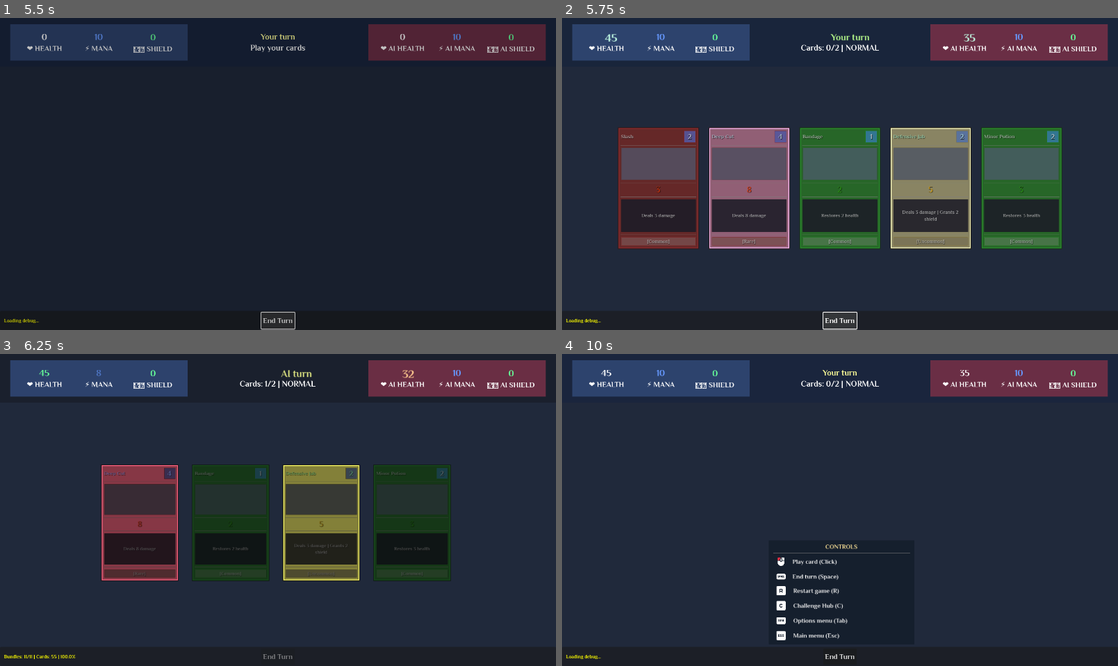
Above: before the commit, frames 1-4 (two rows, left to right).
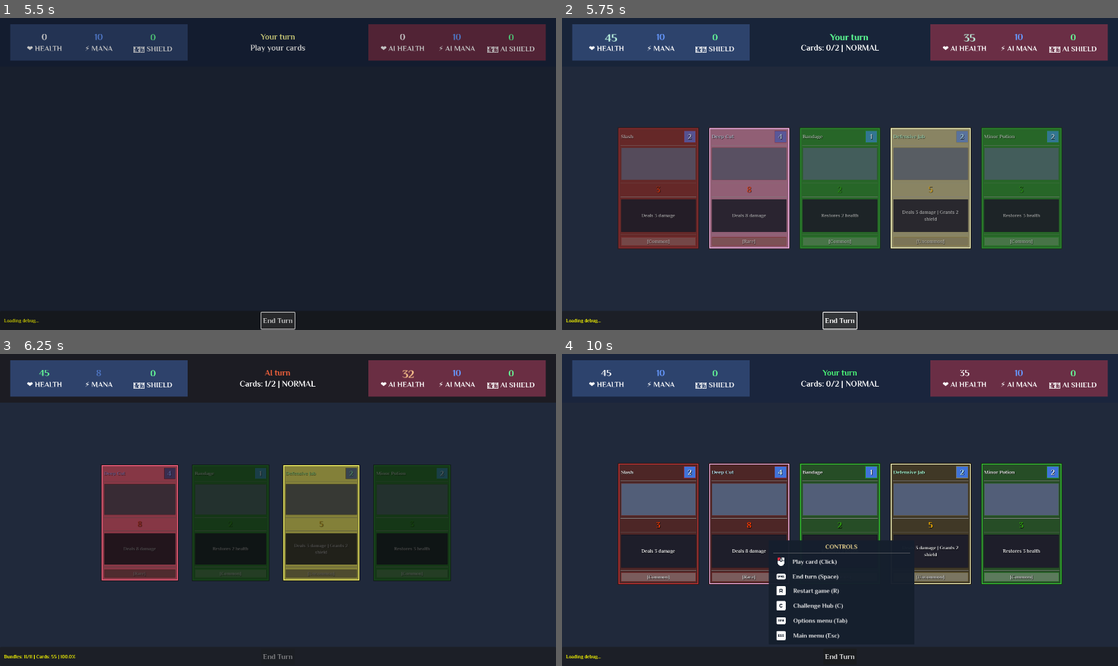
Above: after the commit, the same moments.

Repository: lextrack/Card-Vault-Keeper-Arena
Game: Godot game, scene res://scenes/ChallengeHub.tscn
Two runs of this game, one before a commit and one after it. Both use one fixed random seed, a clock stepped at 60 frames per second and the inputs below. This scene is started directly instead of the project's main scene. Video files are missing from this copy of the repository; at most half a second of black plays in their place. Sound files missing from this copy of the repository are replaced by a short silence.
Inputs (mouse positions are in pixels of both pictures, inside the frame that each line leads up to):
- Up to frame 1 (5.5 s): tap Enter (game_select) at 0.5 s; move the mouse to (250, 236) at 0.52 s; hold Up (ui_up) 0.53-1.25 s; hold Enter (game_select) 0.53-1.25 s; click (250, 236) at 0.67 s; click "🔓 DEBUG" at 1.25 s; click "BACK" at 2 s; click "START GAME" at 2.75 s; click "START GAME" at 3.5 s; click "PLAY NORMAL" at 4.25 s; click "End Turn" at 5 s
- Up to frame 2 (5.75 s): no input
- Up to frame 3 (6.25 s): move the mouse to (94, 525) at 5.77 s; hold Up (ui_up) from 5.78 s (still down); tap C (ChallengeHub_access) at 5.85 s; click (94, 525) at 5.92 s; tap Enter (game_select) at 6.05 s
- Up to frame 4 (10 s): move the mouse to (701, 525) at 6.52 s; release Up (ui_up) at 6.53 s; hold H (game_controls) 6.53-7.28 s; hold Left (ui_left) 6.53-8.03 s; click (701, 525) at 6.67 s; tap Enter (game_select) at 6.8, 7.35, 9.05, 9.8 s; move the mouse to (867, 510) at 7.27 s; click (867, 510) at 7.42 s; move the mouse to (756, 432) at 8.02 s; hold Escape (game_back) 8.03-8.78 s; hold Enter (game_select) 8.03-8.78 s; click (756, 432) at 8.17 s; move the mouse to (962, 494) at 8.77 s; hold Right (ui_right) 8.78-9.53 s; tap C (ChallengeHub_access) at 8.85 s; click (962, 494) at 8.92 s; move the mouse to (728, 525) at 9.52 s; hold Up (ui_up) from 9.53 s (still down); hold H (game_controls) from 9.53 s (still down); click (728, 525) at 9.67 s

Frame 1 is identical in both runs. In frame 2, 0.1% of the frame differs, in the area x 48-56%, y 5-8%; in frame 3, 0.1%; in frame 4, 20%, in the area x 10-90%, y 5-74%.
Error in both runs: Invalid call. Nonexistent function 'get_deck_size' in base 'Nil'. (res://scripts/GameManager.gd:42)

Commit message:
Animations fixes

Diff:
--- a/scripts/Card.gd
+++ b/scripts/Card.gd
@@ -38,6 +38,7 @@
 var shadow_tween: Tween
 var idle_shadow_tween: Tween
 var play_tween: Tween
+var selection_tween: Tween
 var has_played_epic_animation: bool = false
 var has_played_entrance: bool = false
 
@@ -225,21 +226,42 @@
 
 	animate_shadow_on_click()
 
-	if hover_tween:
-		hover_tween.kill()
-
-	var select_tween = create_tween()
-	select_tween.set_parallel(true)
-
-	select_tween.tween_property(self, "scale", original_scale * 1.15, 0.06)
-	select_tween.tween_property(self, "rotation", 0.04, 0.06)
-
-	await select_tween.finished
-
+	if selection_tween:
+		selection_tween.kill()
+
+	# Primera fase: sacar rápido hacia arriba como con la mano
+	selection_tween = create_tween()
+	selection_tween.set_parallel(true)
+	selection_tween.set_ease(Tween.EASE_OUT)
+	selection_tween.set_trans(Tween.TRANS_BACK)
+
+	selection_tween.tween_property(self, "position:y", original_position.y - 40, 0.05)
+	selection_tween.tween_property(self, "scale", original_scale * 1.2, 0.05)
+	selection_tween.tween_property(self, "rotation", -0.08, 0.05)
+
+	await selection_tween.finished
+
+	# Segunda fase: rebote hacia abajo
 	var return_tween = create_tween()
 	return_tween.set_parallel(true)
-	return_tween.tween_property(self, "scale", original_scale, 0.12)
-	return_tween.tween_property(self, "rotation", 0.0, 0.12)
+	return_tween.set_ease(Tween.EASE_IN_OUT)
+	return_tween.set_trans(Tween.TRANS_CUBIC)
+
+	return_tween.tween_property(self, "position:y", original_position.y + 4, 0.08)
+	return_tween.tween_property(self, "scale", original_scale * 0.95, 0.08)
+	return_tween.tween_property(self, "rotation", 0.03, 0.08)
+
+	await return_tween.finished
+
+	# Tercera fase: asentamiento final
+	var settle_tween = create_tween()
+	settle_tween.set_parallel(true)
+	settle_tween.set_ease(Tween.EASE_OUT)
+	settle_tween.set_trans(Tween.TRANS_ELASTIC)
+
+	settle_tween.tween_property(self, "position:y", original_position.y, 0.1)
+	settle_tween.tween_property(self, "scale", original_scale, 0.1)
+	settle_tween.tween_property(self, "rotation", 0.0, 0.1)
 
 func play_disabled_animation():
 	var shake_tween = create_tween()
@@ -251,167 +273,26 @@
 	shake_tween.tween_property(self, "position:x", original_position.x, 0.05)
 
 func play_card_animation():
-	if not card_data:
-		_fallback_play_animation()
-		return
-
-	var rarity = CardProbability.calculate_card_rarity(card_data.damage, card_data.heal, card_data.shield)
-
-	match rarity:
-		"common":
-			_play_common_animation()
-		"uncommon":
-			_play_uncommon_animation()
-		"rare":
-			_play_rare_animation()
-		"epic":
-			_play_epic_animation()
-		_:
-			_fallback_play_animation()
-
-func _play_common_animation():
 	card_played.emit(self)
 	_cleanup_tweens()
 
 	play_tween = create_tween()
 	play_tween.set_parallel(true)
 
-	play_tween.tween_property(self, "position", position + Vector2(0, -40), 0.4)
-	play_tween.tween_property(self, "scale", Vector2(0.8, 0.8), 0.4)
-	play_tween.tween_property(self, "modulate:a", 0.0, 0.4)
+	play_tween.tween_property(self, "position", position + Vector2(0, -80), 0.2)
+	play_tween.tween_property(self, "scale", Vector2(0.8, 0.8), 0.2)
+	play_tween.tween_property(self, "modulate:a", 0.0, 0.2)
 
 	if card_shadow:
-		play_tween.tween_property(card_shadow, "modulate:a", 0.0, 0.3)
+		play_tween.tween_property(card_shadow, "modulate:a", 0.0, 0.2)
 
 	await play_tween.finished
 	queue_free()
 
-func _play_uncommon_animation():
-	card_played.emit(self)
-	_cleanup_tweens()
-
-	var flash_effect = create_tween()
-	flash_effect.tween_property(self, "modulate", Color(1.4, 1.4, 1.4, 1.0), 0.1)
-	flash_effect.tween_property(self, "modulate", Color.WHITE, 0.1)
-
-	await flash_effect.finished
-
-	play_tween = create_tween()
-	play_tween.set_parallel(true)
-
-	play_tween.tween_property(self, "position", position + Vector2(0, -50), 0.5)
-	play_tween.tween_property(self, "scale", Vector2(1.1, 1.1), 0.15)
-	play_tween.tween_property(self, "scale", Vector2(0.7, 0.7), 0.35)
-
-	play_tween.tween_method(_animate_uncommon_fade, 1.0, 0.0, 0.5)
-
-	if card_shadow:
-		play_tween.tween_property(card_shadow, "modulate:a", 0.0, 0.4)
-
-	await play_tween.finished
-	queue_free()
-
-func _animate_uncommon_fade(alpha: float):
-	modulate.a = alpha
-	var green_tint = 0.3 * (1.0 - alpha)
-	modulate = Color(1.0 - green_tint, 1.0 + green_tint, 1.0 - green_tint, alpha)
-
-func _play_rare_animation():
-	card_played.emit(self)
-	_cleanup_tweens()
-
-	var pulse_tween = create_tween()
-	pulse_tween.set_loops(2)
-	pulse_tween.tween_property(self, "scale", original_scale * 1.2, 0.15)
-	pulse_tween.tween_property(self, "scale", original_scale, 0.15)
-	pulse_tween.tween_property(self, "modulate", Color(1.3, 1.3, 1.8, 1.0), 0.15)
-	pulse_tween.tween_property(self, "modulate", Color.WHITE, 0.15)
-
-	await pulse_tween.finished
-
-	play_tween = create_tween()
-	play_tween.set_parallel(true)
-
-	play_tween.tween_property(self, "position", position + Vector2(0, -60), 0.6)
-	play_tween.tween_method(_animate_rare_effects, 0.0, 1.0, 0.6)
-
-	if card_shadow:
-		play_tween.tween_property(card_shadow, "modulate:a", 0.0, 0.5)
-
-	await play_tween.finished
-	queue_free()
-
-func _animate_rare_effects(progress: float):
-	var pulse_scale = 1.0 + sin(progress * PI * 4) * 0.15
-	scale = original_scale * pulse_scale * (1.0 - progress * 0.4)
-
-	var blue_intensity = sin(progress * PI * 3) * 0.4 + 0.6
-	var alpha = 1.0 - progress
-	modulate = Color(1.0 - blue_intensity * 0.2, 1.0 - blue_intensity * 0.1, 1.0 + blue_intensity * 0.6, alpha)
-
-func _play_epic_animation():
-	card_played.emit(self)
-	_cleanup_tweens()
-
-	var epic_start = create_tween()
-	epic_start.set_loops(3)
-	epic_start.tween_property(self, "scale", original_scale * 1.3, 0.1)
-	epic_start.tween_property(self, "scale", original_scale * 1.1, 0.1)
-	epic_start.tween_property(self, "modulate", Color(1.8, 1.4, 2.0, 1.0), 0.1)
-	epic_start.tween_property(self, "modulate", Color(1.4, 1.2, 1.6, 1.0), 0.1)
-
-	await epic_start.finished
-
-	play_tween = create_tween()
-	play_tween.set_parallel(true)
-
-	play_tween.tween_property(self, "position", position + Vector2(0, -80), 0.8)
-	play_tween.tween_method(_animate_epic_effects, 0.0, 1.0, 0.8)
-
-	if card_shadow:
-		play_tween.tween_property(card_shadow, "modulate", Color(0.6, 0.3, 0.9, 0.0), 0.7)
-
-	await play_tween.finished
-	queue_free()
-
-func _animate_epic_effects(progress: float):
-	var pulse_intensity = sin(progress * PI * 6) * 0.25 + 1.0
-	scale = original_scale * pulse_intensity * (1.0 - progress * 0.3)
-
-	rotation = sin(progress * PI * 2) * 0.2
-
-	var purple_wave = sin(progress * PI * 4) * 0.5 + 0.5
-	var alpha = 1.0 - pow(progress, 0.6)
-
-	modulate = Color(
-		1.0 + purple_wave * 0.8,
-		1.0 + purple_wave * 0.4,
-		1.0 + purple_wave * 1.2,
-		alpha
-	)
-
-func _fallback_play_animation():
-	card_played.emit(self)
-	_cleanup_tweens()
-
-	play_tween = create_tween()
-	play_tween.set_parallel(true)
-
-	play_tween.tween_property(self, "position", position + Vector2(0, -25), 0.2)
-	play_tween.tween_property(self, "scale", Vector2(1.15, 1.15), 0.12)
-	play_tween.tween_property(self, "modulate:a", 0.0, 0.25)
-
-	if card_shadow:
-		play_tween.tween_property(card_shadow, "modulate:a", 0.0, 0.2)
-		play_tween.tween_property(card_shadow, "scale", Vector2(0.8, 0.8), 0.2)
-
-	await play_tween.finished
-	queue_free()
-
 func _cleanup_tweens():
 	stop_idle_shadow_animation()
 
-	var tweens_to_kill = [hover_tween, entrance_tween, epic_border_tween, playable_tween, shadow_tween]
+	var tweens_to_kill = [hover_tween, entrance_tween, epic_border_tween, playable_tween, shadow_tween, selection_tween]
 	for tween in tweens_to_kill:
 		if tween:
 			tween.kill()
@@ -692,3 +573,5 @@
 			playable_tween.kill()
 		if play_tween:
 			play_tween.kill()
+		if selection_tween:
+			selection_tween.kill()
--- a/scripts/InputManager.gd
+++ b/scripts/InputManager.gd
@@ -49,9 +49,6 @@
 
 	gamepad_mode = last_input_was_gamepad
 	var end_turn_button = main_scene.end_turn_button
-
-	if end_turn_button and gamepad_mode:
-		end_turn_button.grab_focus()
 
 	_update_controls_panel()
 	main_scene.ui_manager.selected_card_index = 0
@@ -146,10 +143,12 @@
 	elif event.is_action_pressed("game_select"):
 		var selected_card = main_scene.ui_manager.get_selected_card()
 		if selected_card:
+			selected_card.play_selection_animation()
 			main_scene._on_card_clicked(selected_card)
 	elif event.is_action_pressed("game_back"):
 		var end_turn_button = main_scene.end_turn_button
 		if end_turn_button and not end_turn_button.disabled:
+			end_turn_button.release_focus()
 			main_scene._on_end_turn_pressed()
 
 func _on_button_focus(button: Button):
--- a/scripts/UIManager.gd
+++ b/scripts/UIManager.gd
@@ -157,7 +157,7 @@
 	animate_turn_transition(true)
 
 	var tween = main_scene.create_tween()
-	tween.tween_property(top_panel_bg, "color", player_turn_color, transition_time)
+	tween.tween_property(top_panel_bg, "color", player_turn_color, 0.4)
 
 	var max_cards = player.get_max_cards_per_turn()
 	var cards_played = player.get_cards_played()
@@ -173,7 +173,7 @@
 	animate_turn_transition(false)
 
 	var tween = main_scene.create_tween()
-	tween.tween_property(top_panel_bg, "color", ai_turn_color, transition_time)
+	tween.tween_property(top_panel_bg, "color", ai_turn_color, 0.4)
 
 	game_info_label.text = "AI is playing..."
 
@@ -187,26 +187,26 @@
 	var color = Color(0.3, 1.0, 0.8, 1.0) if is_player_turn else Color(1.0, 0.4, 0.4, 1.0)
 
 	turn_label.text = text
-	turn_label.modulate = Color.WHITE
-	turn_label.scale = Vector2(0.5, 0.5)
+	turn_label.modulate = color
+	turn_label.scale = Vector2(0.7, 0.7)
 
 	var tween = main_scene.create_tween()
 	tween.set_parallel(true)
-	tween.tween_property(turn_label, "scale", Vector2(1.3, 1.3), 0.3)
-	tween.tween_property(turn_label, "modulate", color, 0.3)
+	tween.set_ease(Tween.EASE_OUT)
+	tween.set_trans(Tween.TRANS_BACK)
+
+	tween.tween_property(turn_label, "scale", Vector2(1.1, 1.1), 0.15)
+	tween.tween_property(turn_label, "modulate", color * 1.2, 0.15)
 
 	await tween.finished
 
-	var bounce_tween = main_scene.create_tween()
-	bounce_tween.tween_property(turn_label, "scale", Vector2(1.0, 1.0), 0.2)
-
-	await bounce_tween.finished
-
-	if is_player_turn:
-		var glow_tween = main_scene.create_tween()
-		glow_tween.set_loops(3)
-		glow_tween.tween_property(turn_label, "modulate", Color(0.5, 1.2, 1.0, 1.0), 0.4)
-		glow_tween.tween_property(turn_label, "modulate", color, 0.4)
+	var settle_tween = main_scene.create_tween()
+	settle_tween.set_parallel(true)
+	settle_tween.set_ease(Tween.EASE_OUT)
+	settle_tween.set_trans(Tween.TRANS_ELASTIC)
+
+	settle_tween.tween_property(turn_label, "scale", Vector2(1.0, 1.0), 0.15)
+	settle_tween.tween_property(turn_label, "modulate", color, 0.15)
 
 func update_hand_display(player: Player, card_scene: PackedScene, hand_container: Container):
 	for child in hand_container.get_children():
@@ -352,21 +352,29 @@
 
 func update_card_selection(gamepad_mode: bool, player: Player):
 	if not gamepad_mode or not main_scene.is_player_turn:
-		return
-
-	for i in range(card_instances.size()):
-		var card = card_instances[i]
-		if i == selected_card_index:
-			card.modulate = Color(1.3, 1.3, 1.0, 1.0)
-			card.z_index = 15
-			card.scale = card.original_scale * 1.1
-		else:
+		for i in range(card_instances.size()):
+			var card = card_instances[i]
+			card.z_index = 0
 			if player.can_play_card(player.hand[i]):
 				card.modulate = Color.WHITE
 			else:
 				card.modulate = Color(0.4, 0.4, 0.4, 0.7)
+		return
+
+	for i in range(card_instances.size()):
+		var card = card_instances[i]
+		if i == selected_card_index:
+			card.z_index = 15
+			if player.can_play_card(player.hand[i]):
+				card.modulate = Color(1.5, 1.5, 1.2, 1.0)
+			else:
+				card.modulate = Color(0.8, 0.8, 0.6, 0.8)
+		else:
 			card.z_index = 0
-			card.scale = card.original_scale
+			if player.can_play_card(player.hand[i]):
+				card.modulate = Color.WHITE
+			else:
+				card.modulate = Color(0.4, 0.4, 0.4, 0.7)
 
 func navigate_cards(direction: int, player: Player):
 	if card_instances.size() == 0:
